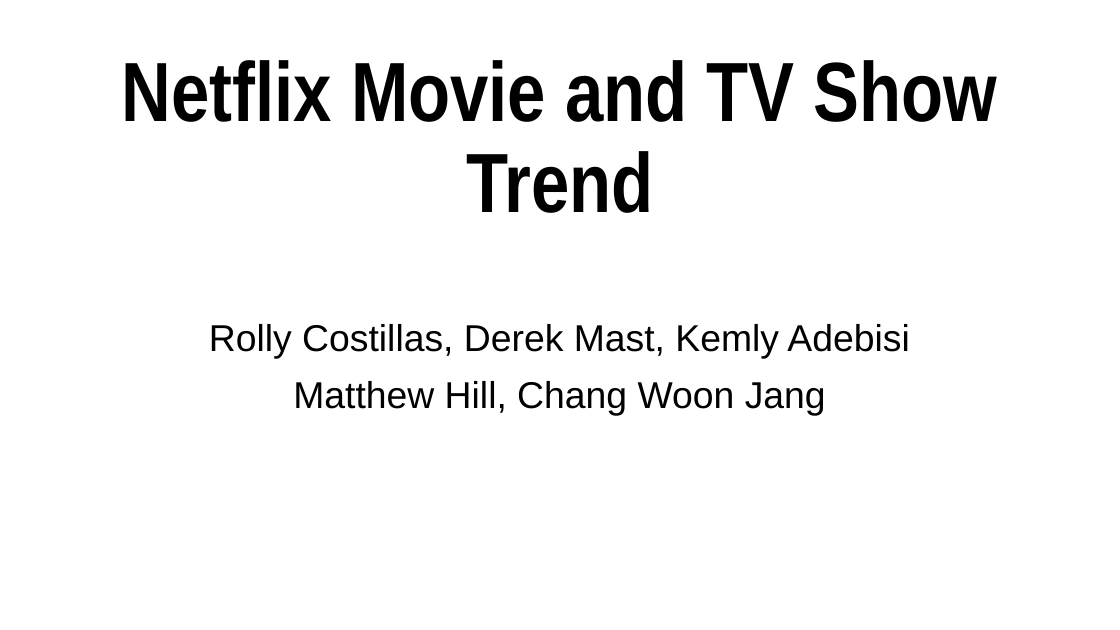
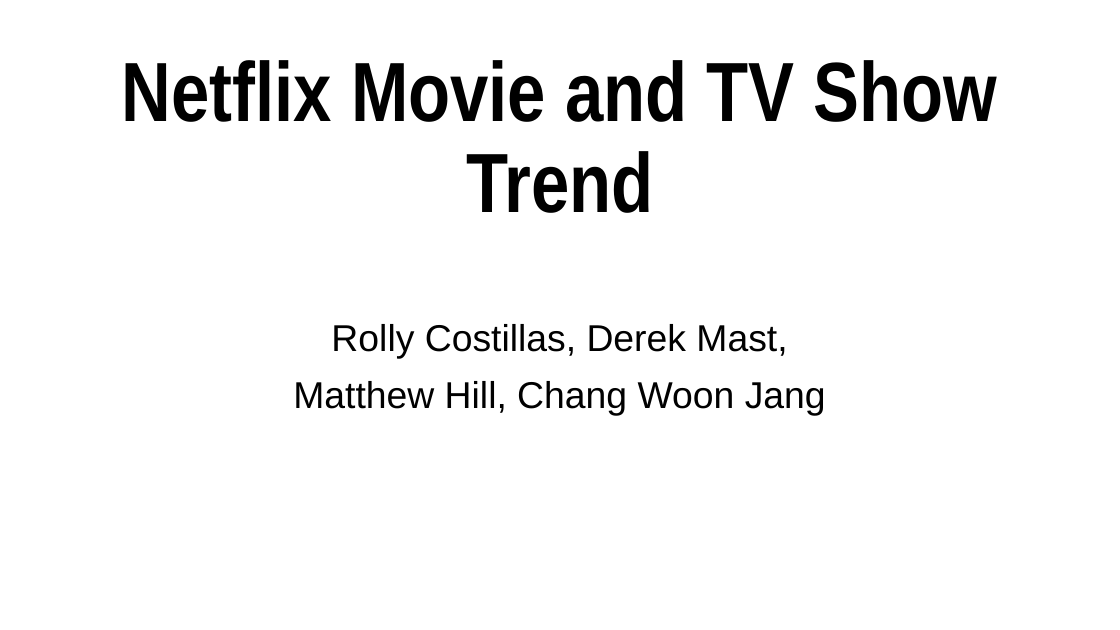
Before and after one commit to Costilrt/The-First-Project, a slide deck: slide 1 of TeamProjectPPT.pptx. Drawn at 1120x630 pixels with LibreOffice and Linux fonts; fonts in the diff are those of the drawing; background and template pictures are left out. Boxes give left, top, right and bottom in pixels: in the first picture for what was removed or moved away, otherwise in the second. Text is boxed around its words. In the diff, an @@ line names an element or a change of style, - is before the commit and + after.

```diff
--- a/TeamProjectPPT.pptx
+++ b/TeamProjectPPT.pptx
@@ subtitle at (331,324,787,359): text changed @@
-Rolly Costillas, Derek Mast, Kemly Adebisi
+Rolly Costillas, Derek Mast,
```
Also in this commit, not shown: 2 other slides changed, 12 slides added, 1 slide removed.
